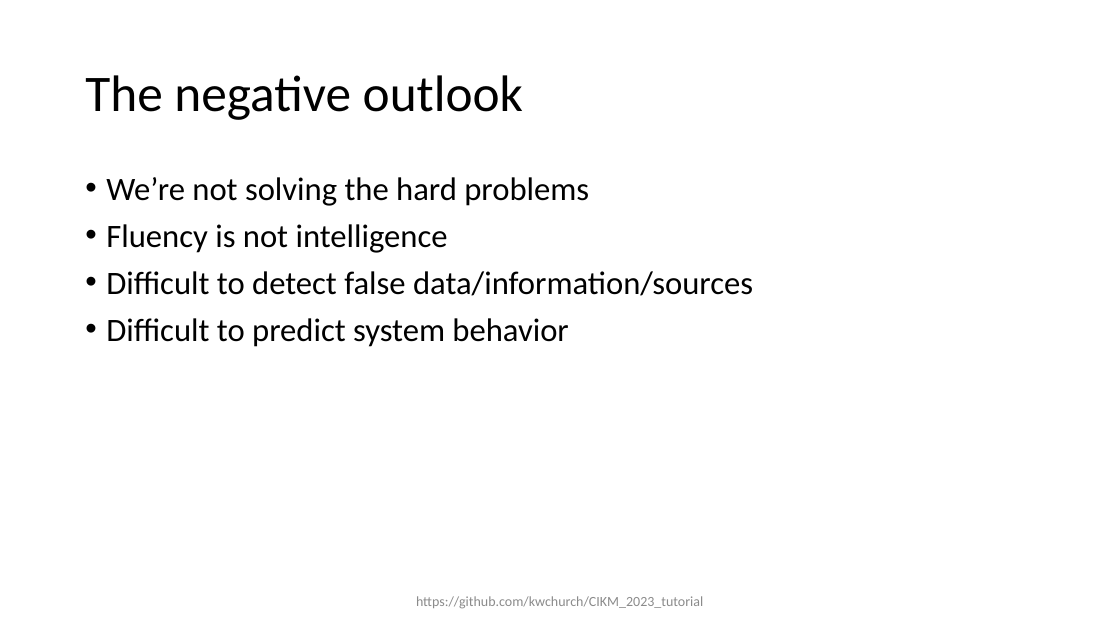
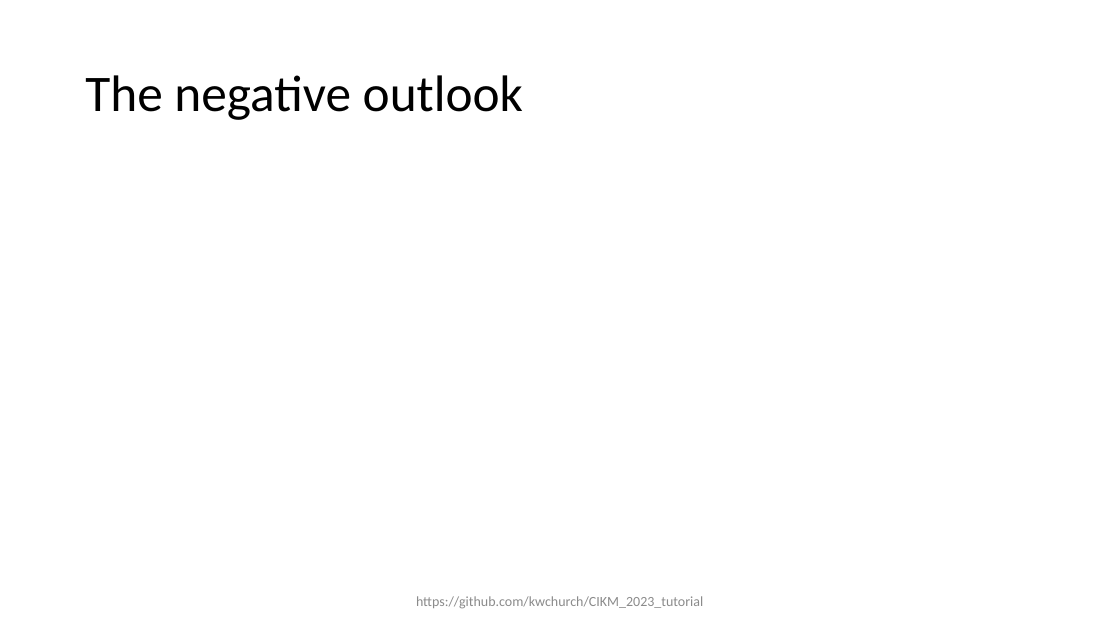
Before and after one commit to kwchurch/CIKM_2023_tutorial, a slide deck: slide 6 of slides/CIKM_Conclusions.pptx (slide 4 before the commit). Drawn at 1120x630 pixels with LibreOffice and Linux fonts; fonts in the diff are those of the drawing; grey boxes stand for pictures. Boxes give left, top, right and bottom in pixels: in the first picture for what was removed or moved away, otherwise in the second. Text is boxed around its words. In the diff, an @@ line names an element or a change of style, - is before the commit and + after.

```diff
--- a/slides/CIKM_Conclusions.pptx
+++ b/slides/CIKM_Conclusions.pptx
@@ text removed at box(106, 177, 753, 347) @@
-• We’re not solving the hard problems
-• Fluency is not intelligence
-• Difficult to detect false data/information/sources
-• Difficult to predict system behavior
```
Also in this commit, not shown: 2 slides added, 8 other files.
